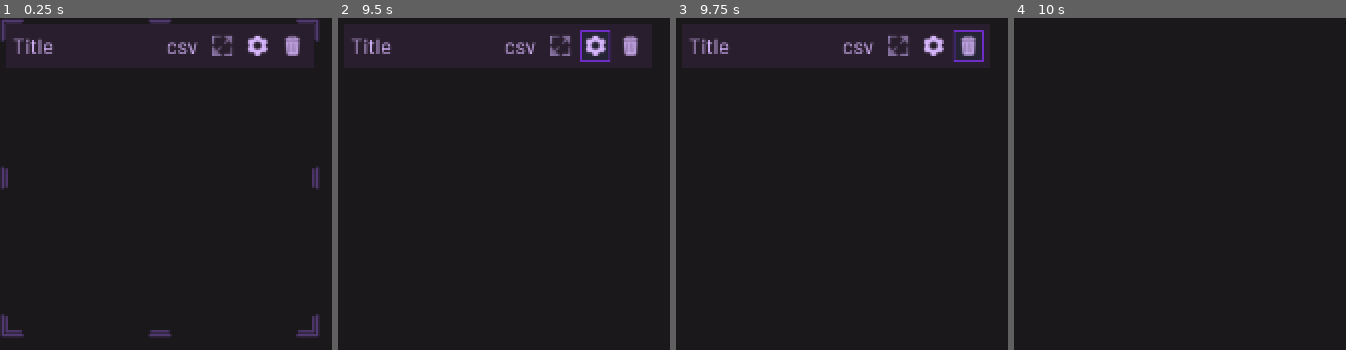
Above: before the commit, frames 1-4 (left to right).
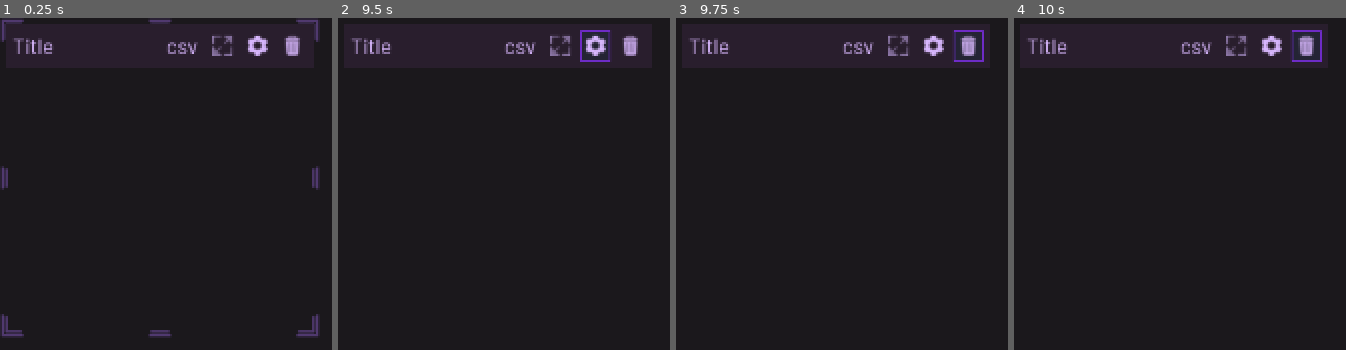
Above: after the commit, the same moments.

Repository: someengineering/resoto-ui
Game: Godot game, scene res://components/widgets/WidgetContainer.tscn
The game is run twice, just before and just after one commit, with the same random seed, the same clock (stepped at 60 frames per second) and the same inputs. This scene is started directly instead of the project's main scene.
Inputs (mouse positions are in pixels of both pictures, inside the frame that each line leads up to):
- Up to frame 1 (0.25 s): no input
- Up to frame 2 (9.5 s): click (497, 177) at 0.5 s; click (351, 31) at 1.25 s; click (497, 31) at 2 s; click (646, 31) at 2.75 s; click (351, 177) at 3.5 s; click (646, 177) at 4.25 s; click (351, 326) at 5 s; click (497, 326) at 5.75 s; click (646, 326) at 6.5 s; click "csv" at 7.25 s; click (560, 44) at 8 s; click (596, 44) at 8.75 s
- Up to frame 3 (9.75 s): tap Enter (ui_accept) at 9.5 s; move the mouse to (outside the picture) at 9.52 s; hold Right from 9.53 s (still down); hold Ctrl from 9.53 s (still down); click (outside the picture) at 9.67 s
- Up to frame 4 (10 s): keep holding Right; keep holding Ctrl; tap Enter (ui_accept) at 9.77 s

Frames 1-3 are identical in both runs. In frame 4, 1.7% of the frame differs, in the area x 3-93%, y 3-14%.
Error in both runs: Invalid get index 'rect_size' (on base: 'Nil'). (res://components/widgets/WidgetContainer.gd:249)

Commit message:
Added a confirmation dialogue window for deleting widgets (and for deleting dashboards in an earlier commit)

Diff:
--- a/src/Main.tscn
+++ b/src/Main.tscn
@@ -372,14 +372,18 @@
 margin_right = 170.0
 margin_bottom = 25.0
 rect_min_size = Vector2( 80, 0 )
+theme_type_variation = "ButtonFlat"
 text = "Yes"
+flat = true
 
 [node name="RightButton" type="Button" parent="Popups/ConfirmPopup/Content/MarginContainer/Content/Buttons"]
 margin_left = 190.0
 margin_right = 270.0
 margin_bottom = 25.0
 rect_min_size = Vector2( 80, 0 )
+theme_type_variation = "ButtonFlat"
 text = "Cancel"
+flat = true
 
 [node name="ToastManager" parent="Popups" instance=ExtResource( 10 )]
 
--- a/src/assets/theme/dark_theme.tres
+++ b/src/assets/theme/dark_theme.tres
@@ -63,6 +63,8 @@
 border_width_bottom = 1
 border_color = Color( 0.313726, 0.223529, 0.435294, 1 )
 corner_detail = 1
+
+[sub_resource type="StyleBoxEmpty" id=40]
 
 [sub_resource type="StyleBoxEmpty" id=39]
 
@@ -415,6 +417,7 @@
 Button/styles/hover = SubResource( 4 )
 Button/styles/normal = SubResource( 5 )
 Button/styles/pressed = SubResource( 4 )
+ButtonFlat/styles/focus = SubResource( 40 )
 CheckBox/icons/checked = ExtResource( 2 )
 CheckBox/icons/radio_checked = ExtResource( 11 )
 CheckBox/icons/radio_unchecked = ExtResource( 10 )
--- a/src/components/widgets/DashboardManager.gd
+++ b/src/components/widgets/DashboardManager.gd
@@ -55,9 +55,7 @@
 
 
 func _on_delete_config_id_done(_error: int, response):
-	print("delete:")
-	print(_error)
-	print(response.transformed)
+	pass
 
 
 func save_dashboard(dashboard : DashboardContainer):
@@ -67,8 +65,6 @@
 	dashboard.last_saved_name = dashboard.dashboard_name
 	available_dashboards[dashboard.dashboard_name.replace(" ", "_")] = data
 	_refresh_dashboard_list()
-	# refresh list
-	# delete from vars
 
 
 func get_db_config_name(_name:String):
--- a/src/components/widgets/WidgetContainer.gd
+++ b/src/components/widgets/WidgetContainer.gd
@@ -316,8 +316,22 @@
 
 
 func _on_DeleteButton_pressed() -> void:
-
-	queue_free()
+	var message_text:= "Do you want to delete this widget%s?"
+	if title != "":
+		message_text = message_text % (": \"" + title + "\" ")
+	else:
+		message_text = message_text % ""
+
+	var delete_confirm_popup = _g.popup_manager.show_confirm_popup(
+		"Delete Widget?",
+		message_text,
+		"Yes", "Cancel")
+	delete_confirm_popup.connect("response", self, "_on_delete_confirm_response", [], CONNECT_ONESHOT)
+
+
+func _on_delete_confirm_response(_response:String):
+	if _response == "left":
+		queue_free()
 
 
 func _on_ConfigButton_pressed() -> void:
Not shown: 1 places in src/assets/theme/dark_theme.tres that only renumber resources
